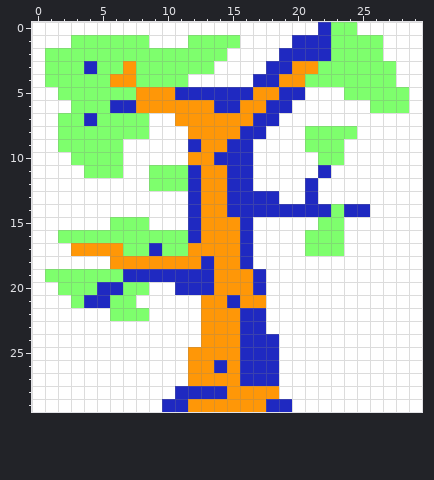
Pixel-art sprite: ultralight/assets/images/tree2.png. Above is the file before it was changed.
The file is 30x30 pixels.
The same view after the edit:
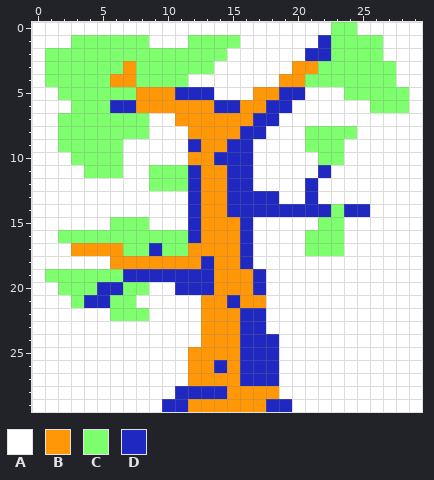
Palette (. is transparent): A #ffffff  B #ff9707  C #7eff6d  D #1f29c1
What changed:
y 0: x 22 D -> A
y 1: x 20..21 DD -> AA
y 2: x 19..20 DD -> AA
y 3: x 4 D -> C; x 18..19 DD -> AA
y 4: x 17..18 DD -> AA
y 5: x 14..16 DDD -> AAA
y 7: x 4 D -> C
Where, in picture pixels (left, top, right, bottom), the same in both pictures:
changed: (214, 22, 331, 100)
changed: (84, 61, 97, 126)
